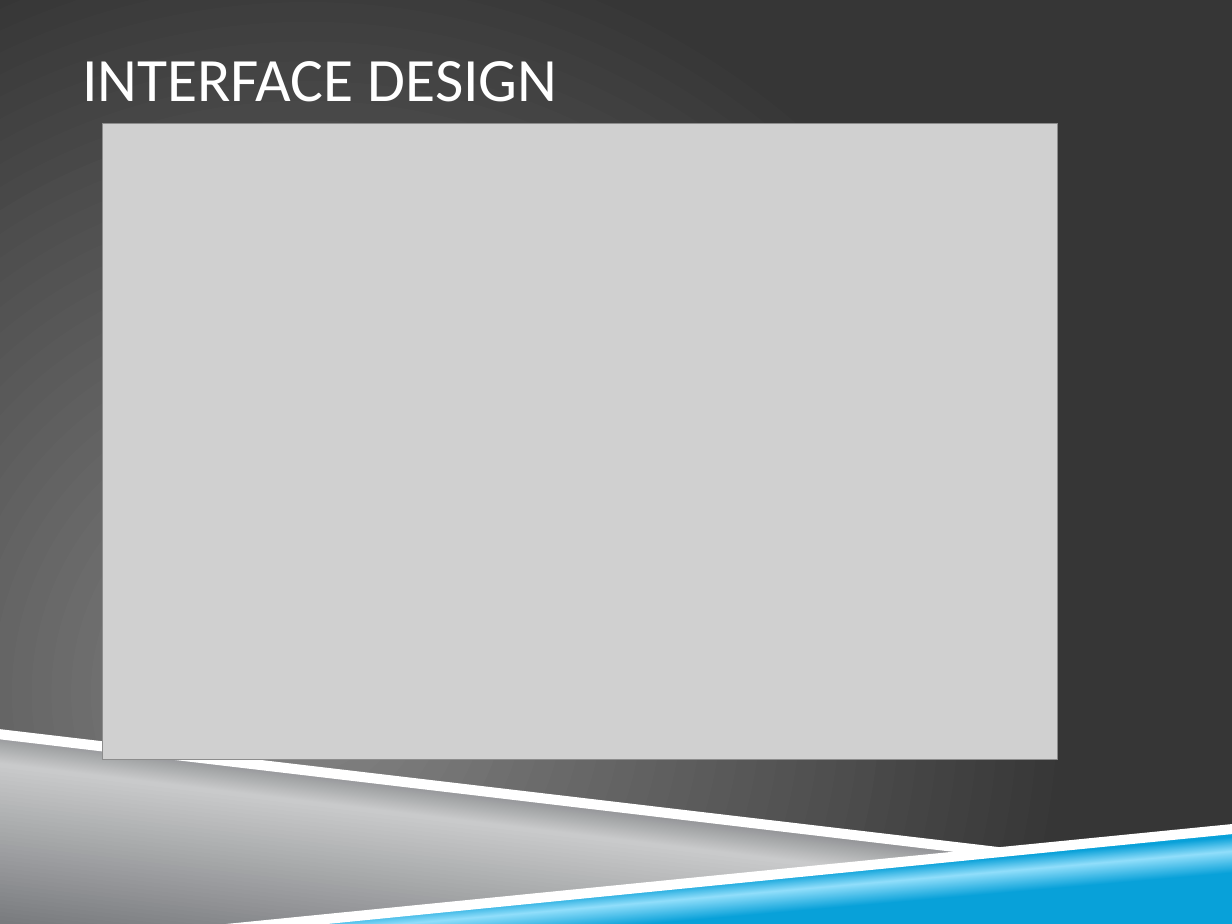
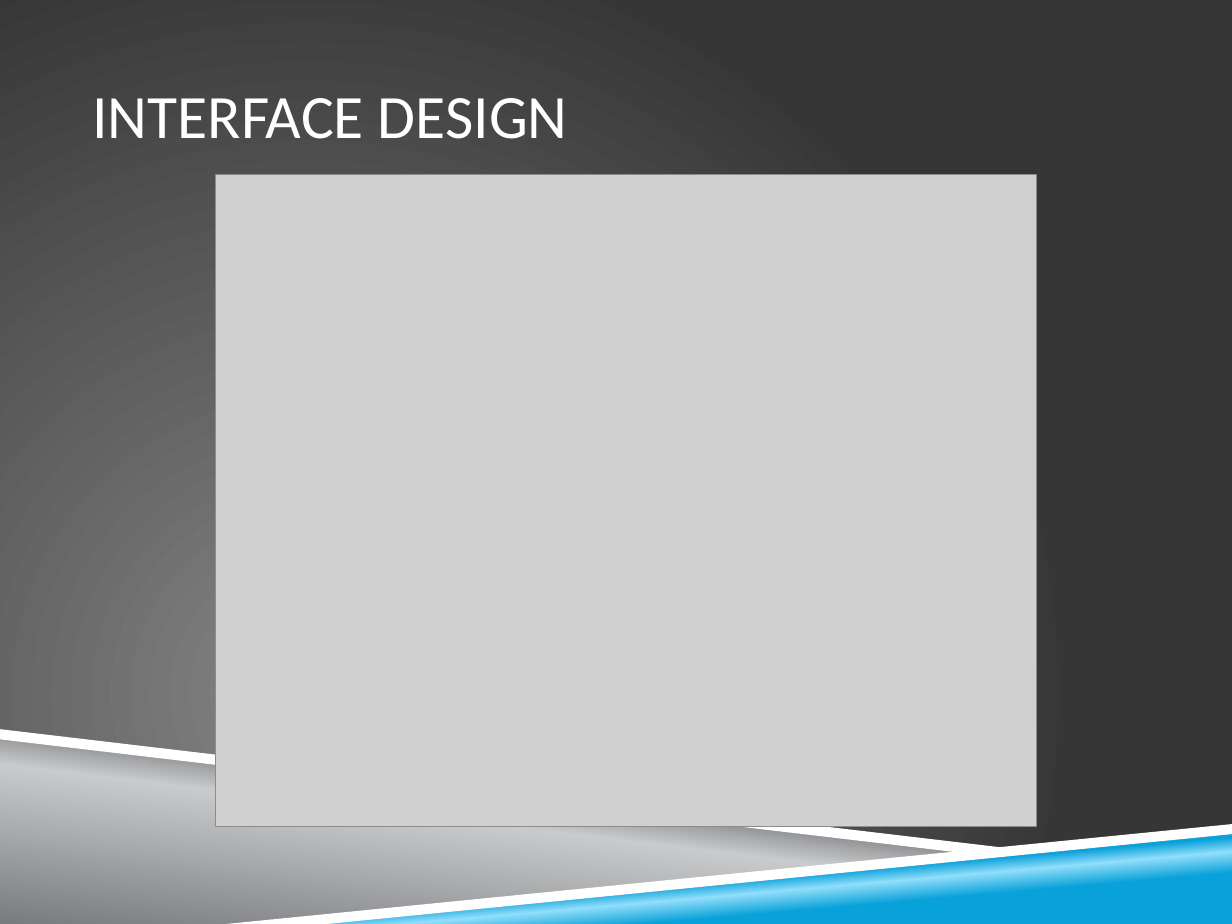
Before and after one commit to zkhalapyan/whoop-txt, a slide deck: slide 9 of doc/midterm_presentation.pptx. Drawn at 1232x924 pixels with LibreOffice and Linux fonts; fonts in the diff are those of the drawing; grey boxes stand for pictures; background and template pictures are left out. Boxes give left, top, right and bottom in pixels: in the first picture for what was removed or moved away, otherwise in the second. Text is boxed around its words. In the diff, an @@ line names an element or a change of style, - is before the commit and + after.

```diff
--- a/doc/midterm_presentation.pptx
+++ b/doc/midterm_presentation.pptx
@@ title "INTERFACE DESIGN": place and size @@
-title "INTERFACE DESIGN" at [82, 61, 558, 102]
+title "INTERFACE DESIGN" at [92, 98, 568, 139]
@@ picture: place and size @@
-picture at [102, 123, 1057, 760]
+picture at [216, 175, 1037, 827]
```
Also in this commit, not shown: 4 other slides changed.
